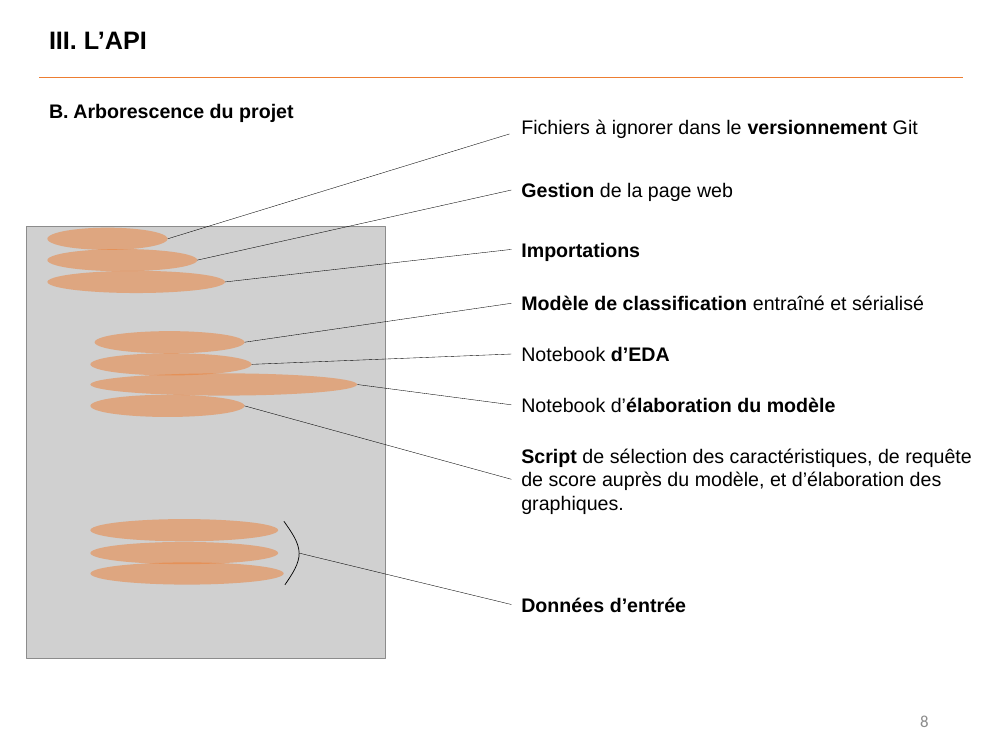
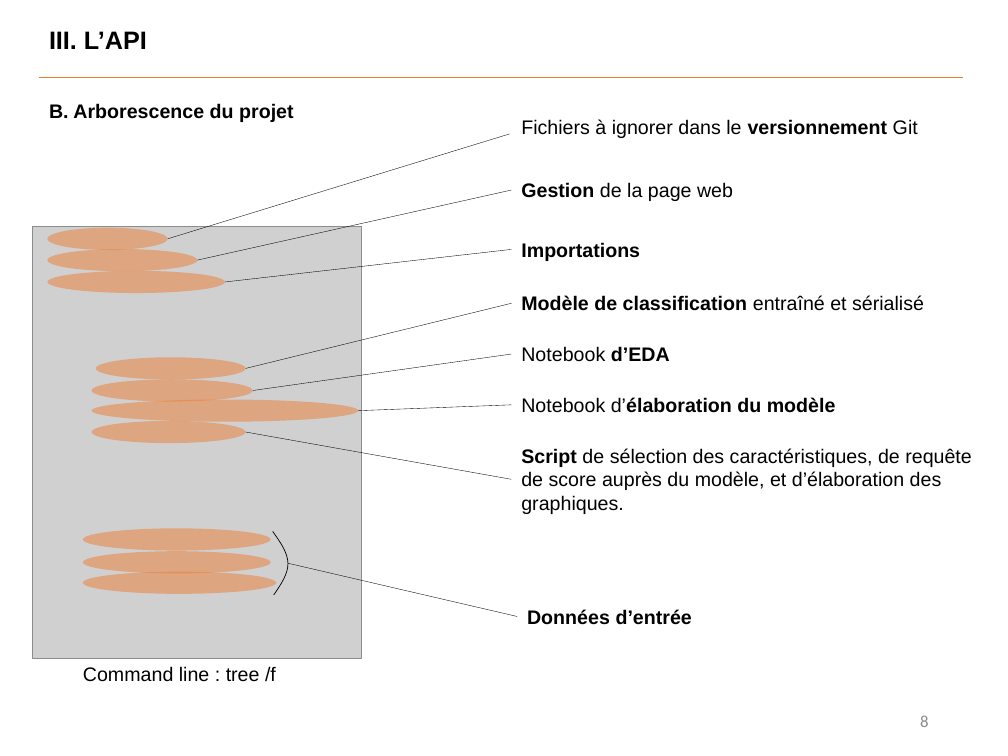
Before and after one commit to Benoit-78/P7_credit_loan_scoring_model, a slide deck: slide 8 of soutenance/P7_soutenance.pptx. Drawn at 1008x756 pixels with LibreOffice and Linux fonts; fonts in the diff are those of the drawing; grey boxes stand for pictures. Boxes give left, top, right and bottom in pixels: in the first picture for what was removed or moved away, otherwise in the second. Text is boxed around its words. In the diff, an @@ line names an element or a change of style, - is before the commit and + after.

```diff
--- a/soutenance/P7_soutenance.pptx
+++ b/soutenance/P7_soutenance.pptx
@@ picture: place and size @@
-picture at box(26, 227, 386, 658)
+picture at box(32, 227, 362, 658)
@@ line moved from (511, 303) - (245, 343) to (511, 303) - (246, 369) @@
@@ line moved from (511, 354) - (252, 364) to (511, 354) - (253, 390) @@
@@ line moved from (511, 405) - (357, 384) to (511, 405) - (359, 410) @@
@@ 4 ellipses: place and size @@
-4 ellipses at box(91, 332, 358, 417)
+4 ellipses at box(92, 357, 359, 444)
@@ line moved from (511, 480) - (245, 406) to (511, 480) - (246, 432) @@
@@ 3 ellipses, 1 freeform shape: place and size @@
-3 ellipses, 1 freeform shape at box(91, 519, 299, 585)
+3 ellipses, 1 freeform shape at box(83, 528, 288, 595)
@@ line moved from (511, 605) - (299, 553) to (517, 617) - (288, 563) @@
@@ text "Données d’entrée": place and size @@
-text "Données d’entrée" at box(521, 597, 686, 613)
+text "Données d’entrée" at box(527, 609, 692, 625)
@@ text added at box(83, 666, 276, 682), 14 pt, text #000000 @@
+Command line : tree /f
```
Also in this commit, not shown: 2 other slides changed, 2 other files.
